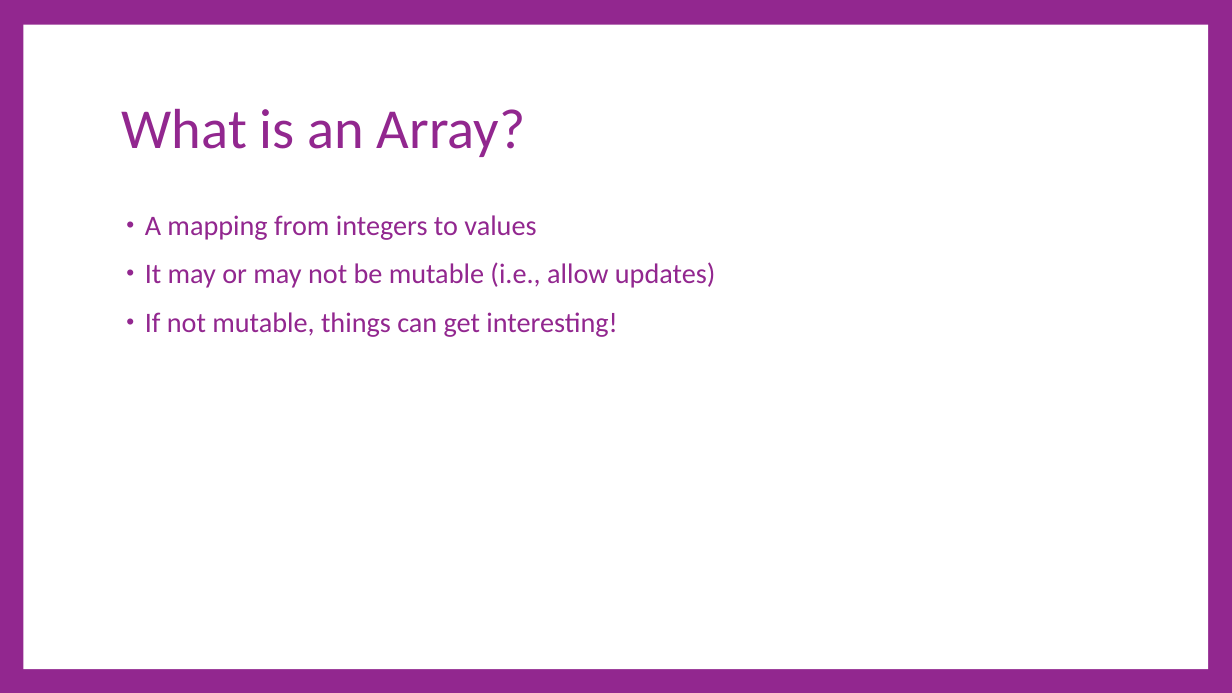
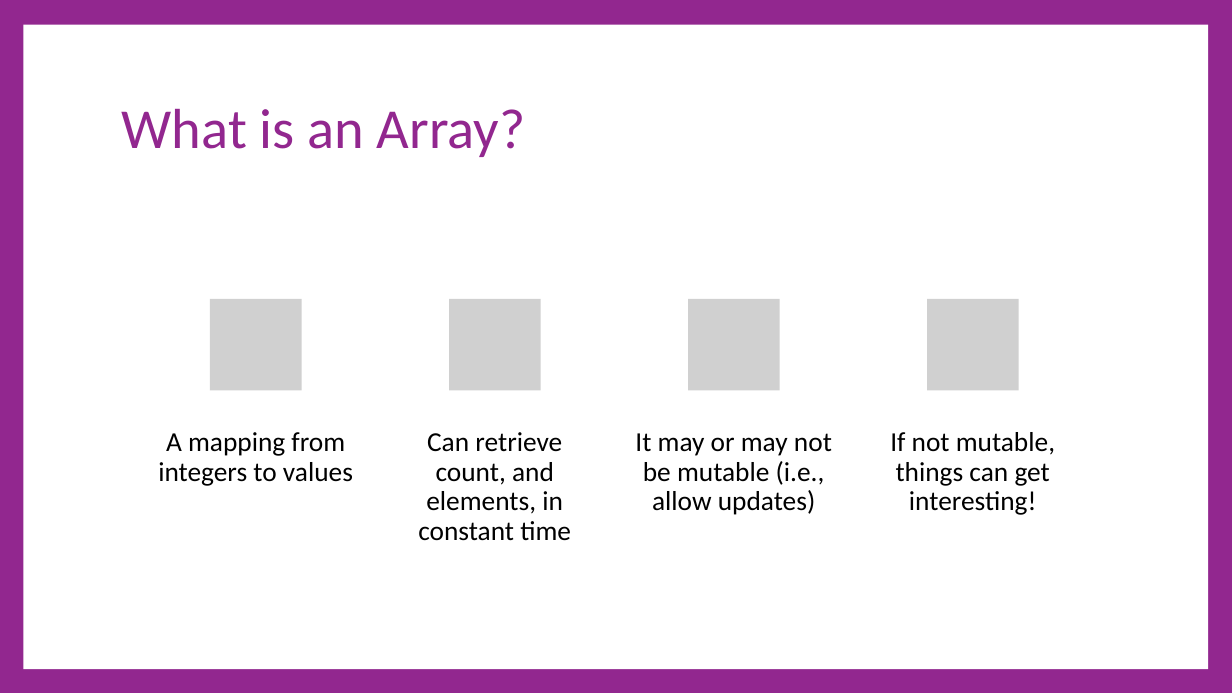
Before and after one commit to cdiggins/cs321, a slide deck: slide 52 of class-notes/cs321-winter-2023-lecture-16-interfaces.pptx (slide 51 before the commit). Drawn at 1232x693 pixels with LibreOffice and Linux fonts; fonts in the diff are those of the drawing; grey boxes stand for pictures. Boxes give left, top, right and bottom in pixels: in the first picture for what was removed or moved away, otherwise in the second. Text is boxed around its words. In the diff, an @@ line names an element or a change of style, - is before the commit and + after.

```diff
--- a/class-notes/cs321-winter-2023-lecture-16-interfaces.pptx
+++ b/class-notes/cs321-winter-2023-lecture-16-interfaces.pptx
@@ text removed at bbox=[145, 215, 715, 337] @@
-• A mapping from integers to values
-• It may or may not be mutable (i.e., allow updates)
-• If not mutable, things can get interesting!
@@ group added at bbox=[158, 299, 1055, 541]: 4 pictures, 4 texts @@
+A mapping from integers to values
+Can retrieve count, and elements, in constant time
+It may or may not be mutable (i.e., allow updates)
+If not mutable, things can get interesting!
```
Also in this commit, not shown: 34 other slides changed, 6 slides added, 5 slides removed, 2 other files.
